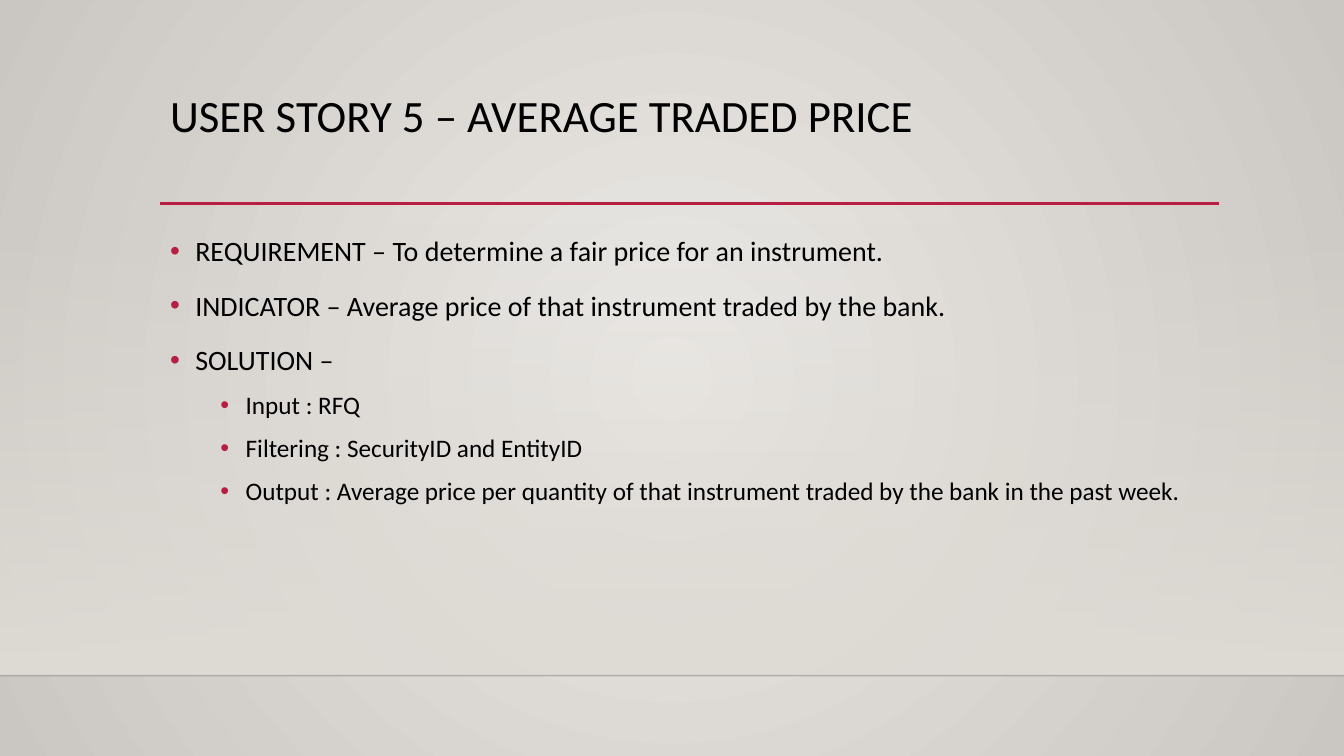
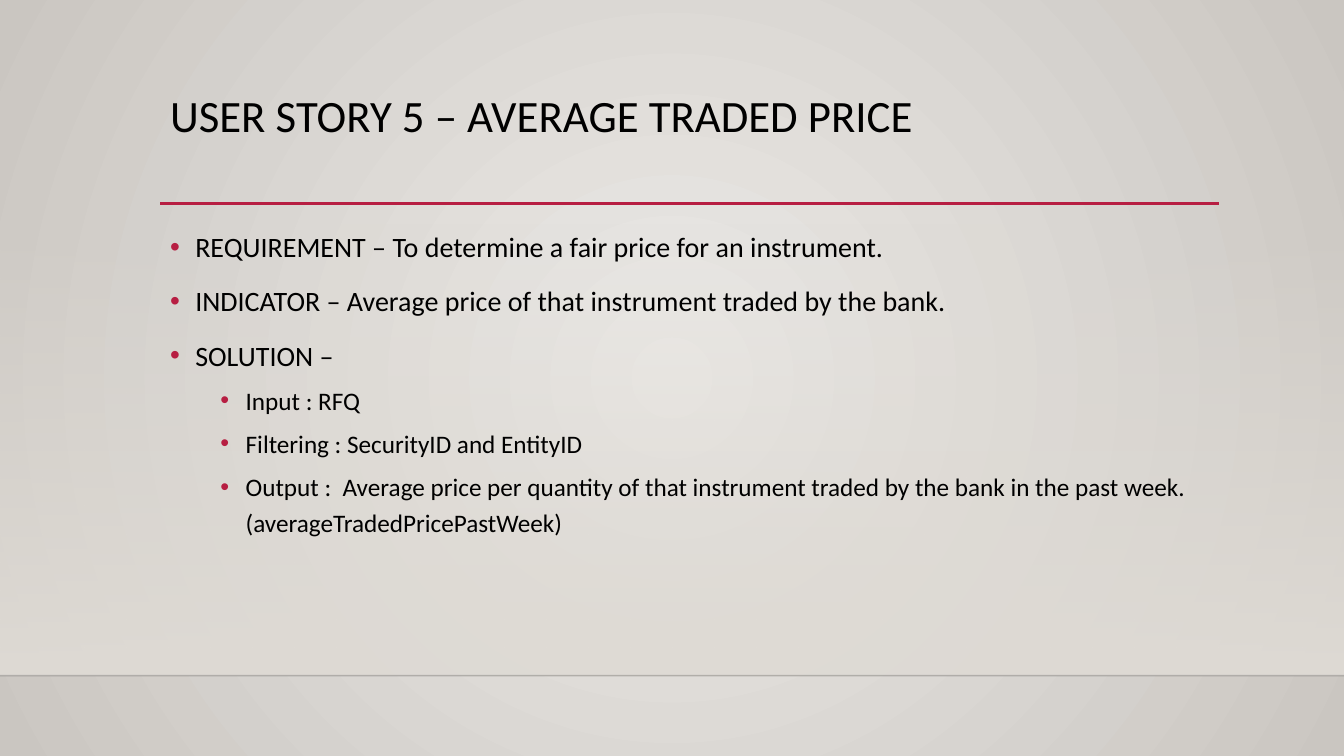
Before and after one commit to im-pratham/Stock-Trading-Platform, a slide deck: slide 14 of Presentation-Template.pptx. Drawn at 1344x756 pixels with LibreOffice and Linux fonts; fonts in the diff are those of the drawing; background and template pictures are left out. Boxes give left, top, right and bottom in pixels: in the first picture for what was removed or moved away, otherwise in the second. Text is boxed around its words. In the diff, an @@ line names an element or a change of style, - is before the commit and + after.

```diff
--- a/Presentation-Template.pptx
+++ b/Presentation-Template.pptx
@@ text at [246, 478, 1185, 537]: text changed @@
-  • Output : Average price per quantity of that instrument traded by the bank in the past week.
+  • Output : Average price per quantity of that instrument traded by the bank in the past week. (averageTradedPricePastWeek)
```
Also in this commit, not shown: 12 other slides changed, 1 slide added, 1 slide removed.
